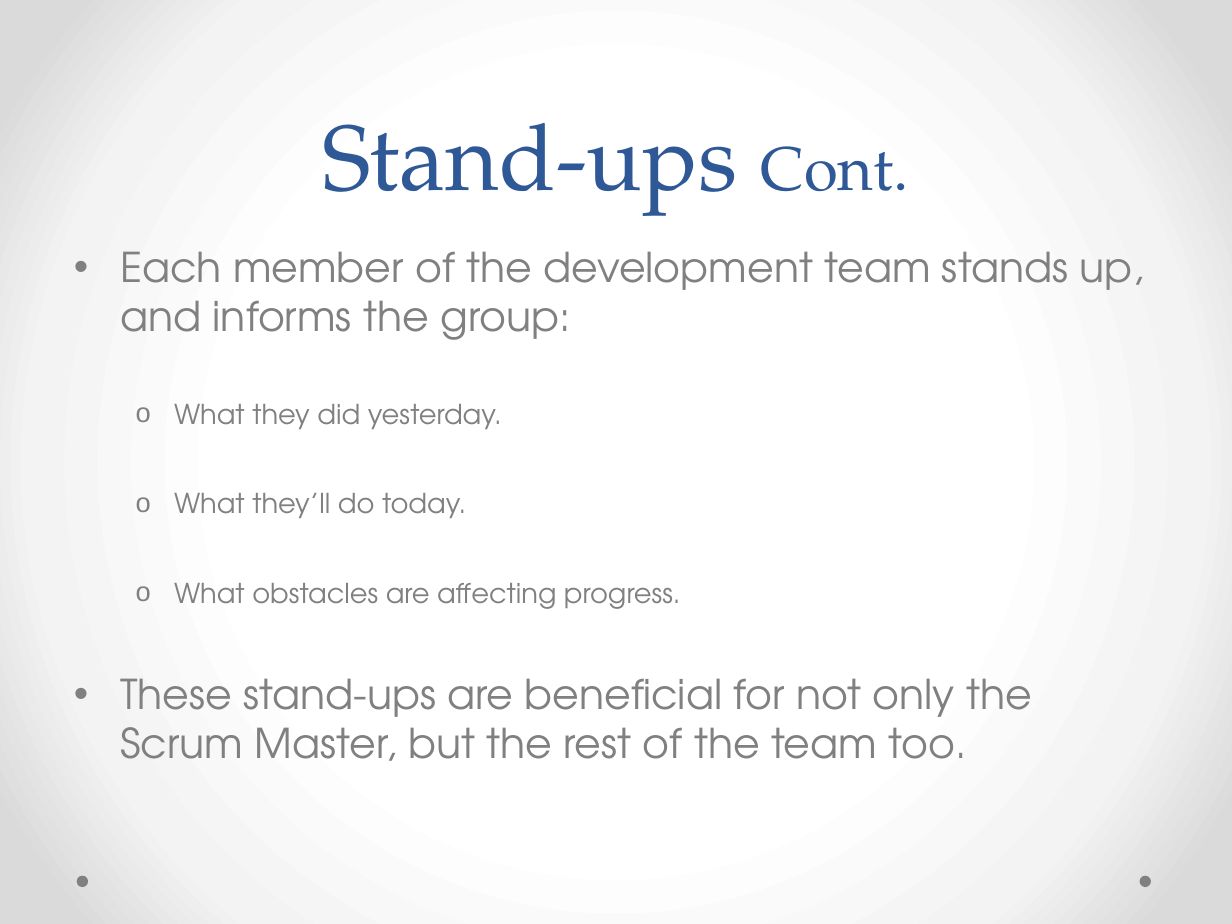
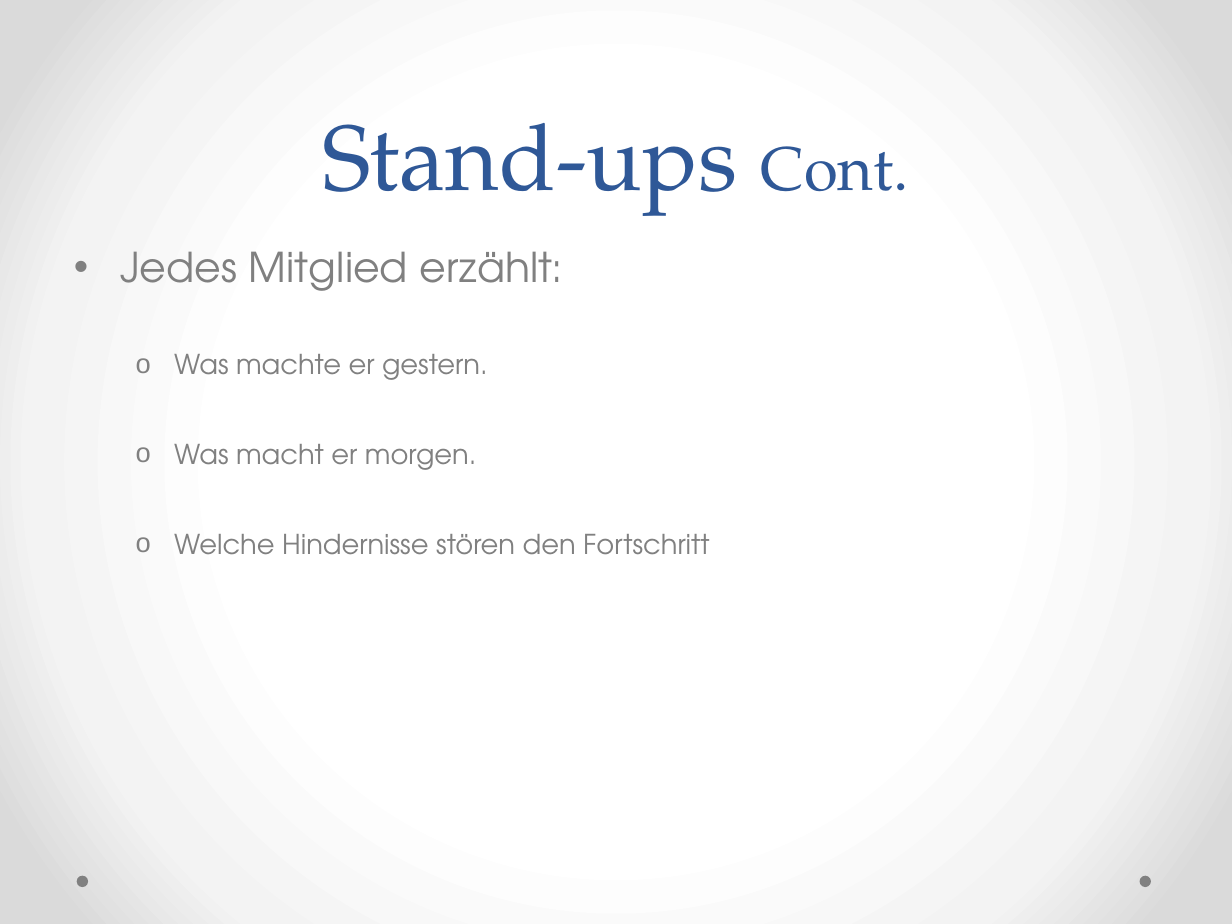
Before and after one commit to Medardus2004/ScrumPresentation, a slide deck: slide 21 of Scrum.pptx. Drawn at 1232x924 pixels with LibreOffice and Linux fonts; fonts in the diff are those of the drawing. Boxes give left, top, right and bottom in pixels: in the first picture for what was removed or moved away, otherwise in the second. Text is boxed around its words. In the diff, an @@ line names an element or a change of style, - is before the commit and + after.

```diff
--- a/Scrum.pptx
+++ b/Scrum.pptx
@@ text at bbox=[120, 251, 709, 555]: text changed; size 24 to 16 pt @@
-• Each member of the development team stands up, and informs the group:
-  o What they did yesterday.
-  o What they’ll do today.
-  o What obstacles are affecting progress.
-• These stand-ups are beneficial for not only the Scrum Master, but the rest of the team too.
+• Jedes Mitglied erzählt:
+  o Was machte er gestern.
+  o Was macht er morgen.
+  o Welche Hindernisse stören den Fortschritt
```
Also in this commit, not shown: 6 other slides changed.
